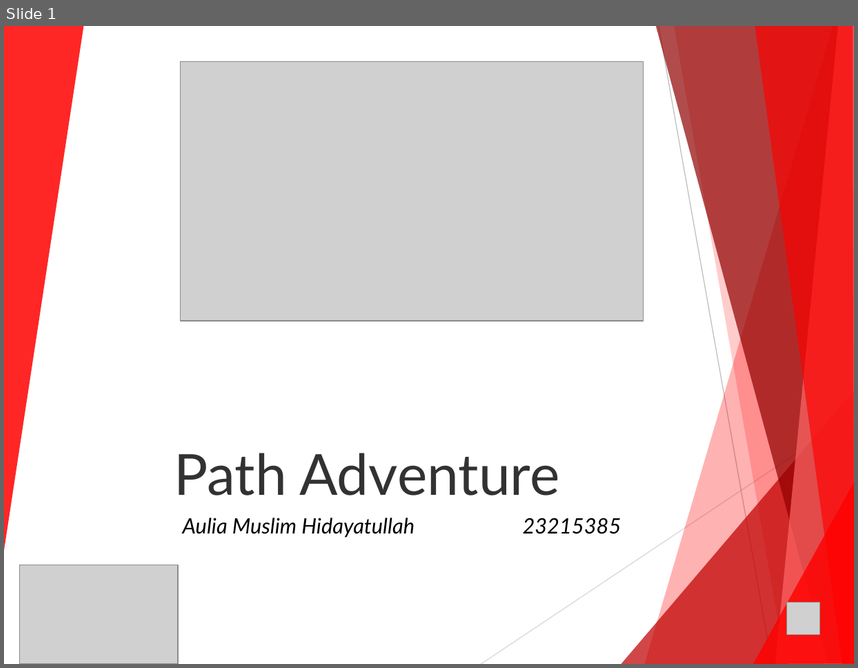
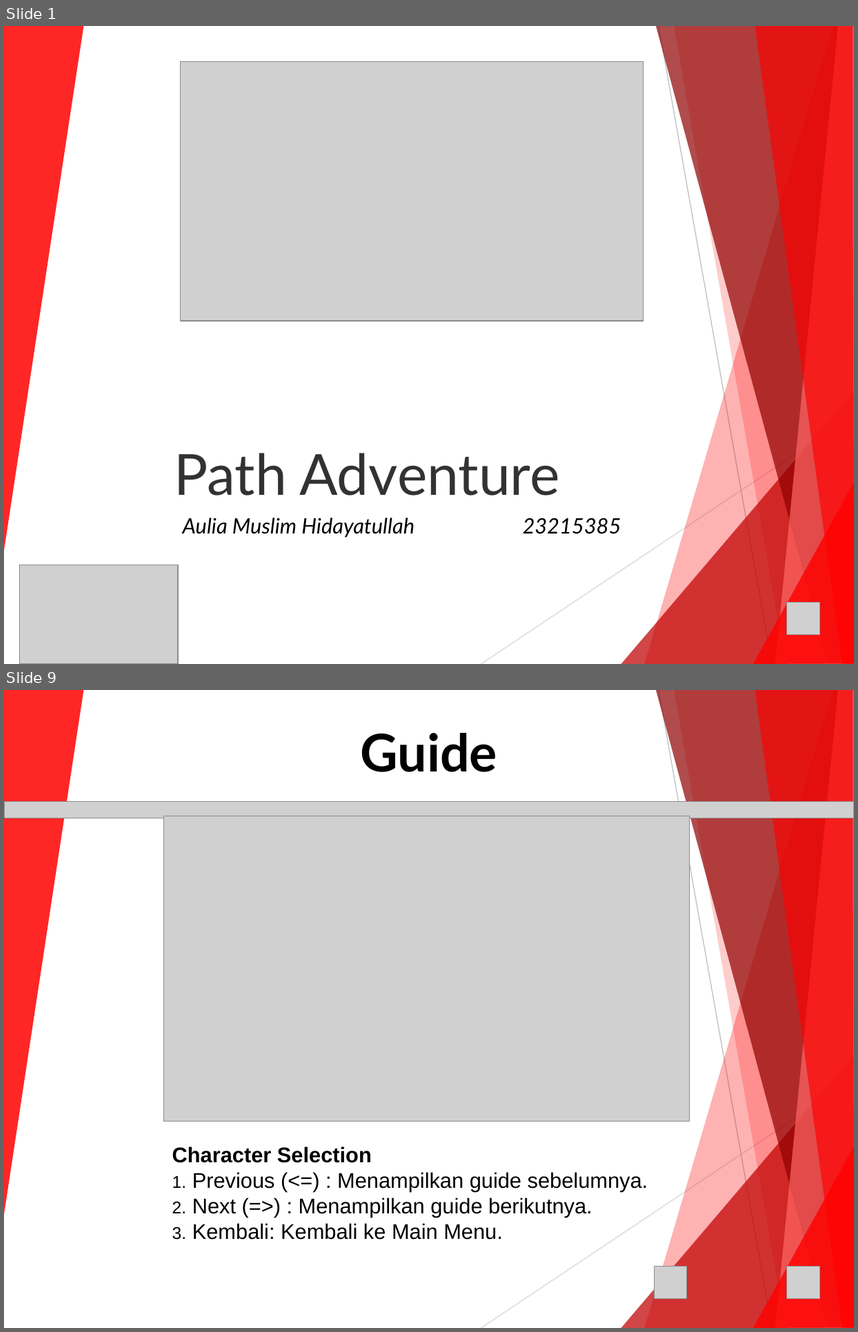
Before and after one commit to lskk/Pathfinding_Adventures, a slide deck: 23215385-PathAdventure-Document/Pathfinding Adventure - 23215385.ppt. Shown one above the other, each under a label of ours: slide 1 before the commit, slides 1 and 9 after it; the slides between them are not shown. The pictures are 858x668 and 858x1332 pixels, drawn with LibreOffice and Linux fonts; fonts in the diff are those of the drawing; grey boxes stand for pictures; background and template pictures are left out. Boxes give left, top, right and bottom in pixels: in the first picture for what was removed or moved away, otherwise in the second. Text is boxed around its words. In the diff, an @@ line names an element or a change of style, - is before the commit and + after.

```diff
--- a/23215385-PathAdventure-Document/Pathfinding Adventure - 23215385.ppt
+++ b/23215385-PathAdventure-Document/Pathfinding Adventure - 23215385.ppt
@@ slide 9 added at [4,690,854,1328], background picture (left out); not listed: 10 template elements that a slide beside it also shows @@
@@ title added at [361,733,498,772], 44 pt, text #000000, bold @@
+Guide
@@ picture added at [4,801,854,818] @@
@@ picture added at [164,816,690,1121] @@
@@ text added at [172,1146,648,1239], 18 pt, text #000000 @@
+Character Selection
+1. Previous (<=) : Menampilkan guide sebelumnya.
+2. Next (=>) : Menampilkan guide berikutnya.
+3. Kembali: Kembali ke Main Menu.
@@ picture added at [654,1265,688,1299] @@
@@ picture added at [787,1265,820,1299] @@
```
Also in this commit, not shown: 7 slides changed, 13 other slides added, 7 other files.
